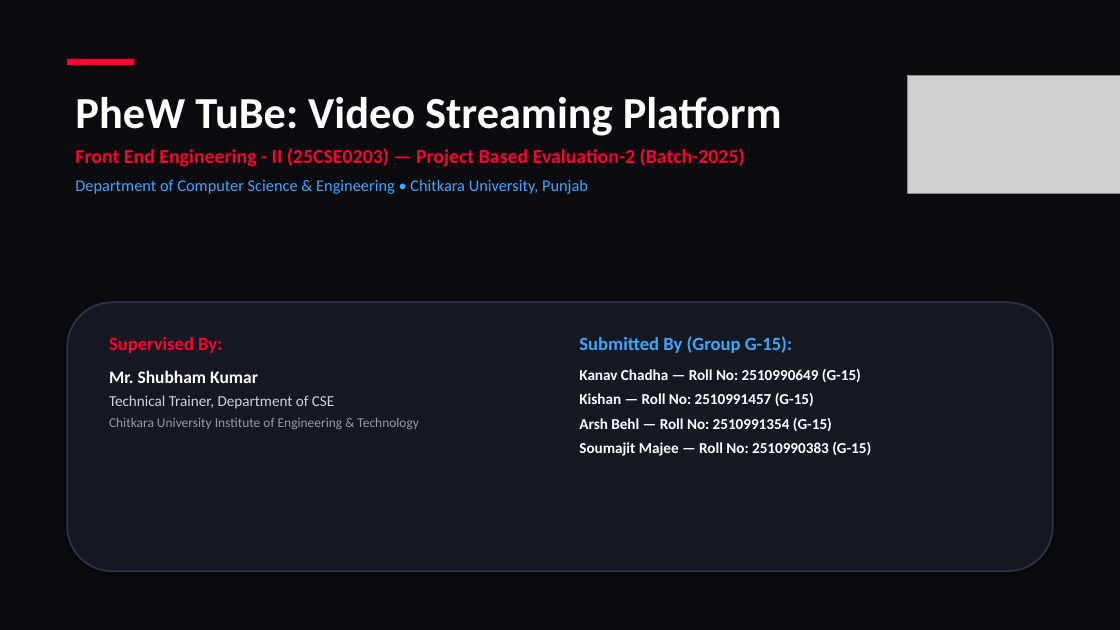
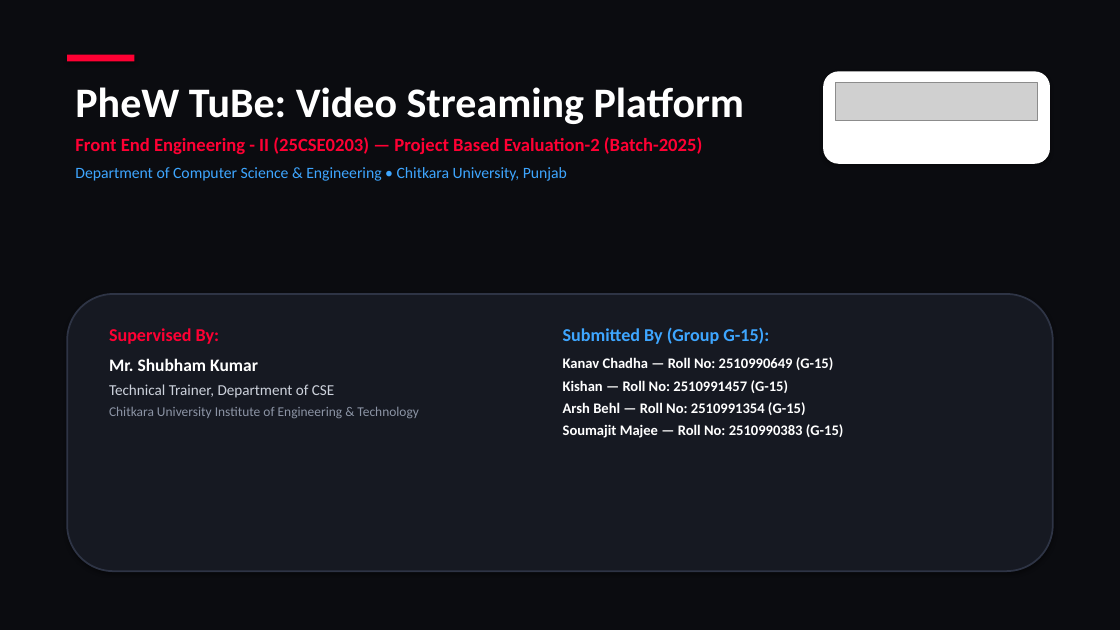
Before and after one commit to kishan-777/Front-End-Engineering_Evaluation-based-project, a slide deck: slide 1 of G15-PID-17.pptx. Drawn at 1120x630 pixels with LibreOffice and Linux fonts; fonts in the diff are those of the drawing; grey boxes stand for pictures. Boxes give left, top, right and bottom in pixels: in the first picture for what was removed or moved away, otherwise in the second. Text is boxed around its words. In the diff, an @@ line names an element or a change of style, - is before the commit and + after.

Commit message:
Fix all PPT distortions, image overlaps, Chitkara logo visibility, and add Phase 2 Protected Routing and Infinite Scroll slides

```diff
--- a/G15-PID-17.pptx
+++ b/G15-PID-17.pptx
@@ rectangle moved from (x1=67, y1=59, x2=134, y2=66) to (x1=67, y1=55, x2=134, y2=61) @@
@@ text "PheW TuBe: Video Streaming Platform" moved from (x1=75, y1=97, x2=782, y2=194) to (x1=75, y1=87, x2=745, y2=181) @@
@@ text "PheW TuBe: Video Streaming Platform" at (x1=75, y1=87, x2=745, y2=181): size 38 to 36 pt in "PheW TuBe: Video Streaming Platform"; size 17 to 16 pt in "Front End Engineering - II (25CSE0203) — ..."; size 14 to 13.5 pt in "Department of Computer Science & Engineering • ..." @@
@@ rounded rectangle added at (x1=823, y1=71, x2=1050, y2=164), fill #FFFFFF @@
@@ picture resized from (x1=907, y1=76, x2=1120, y2=193) to (x1=836, y1=82, x2=1038, y2=120) @@
@@ rounded rectangle resized from (x1=67, y1=302, x2=1053, y2=571) to (x1=67, y1=294, x2=1053, y2=571) @@
@@ text "Supervised By:" moved from (x1=109, y1=337, x2=418, y2=429) to (x1=109, y1=328, x2=418, y2=418) @@
@@ text at (x1=109, y1=328, x2=418, y2=418): size 16 to 15.5 pt in "Supervised By:"; text colour #969BA8 to #8C94A5 in "Chitkara University Institute of Engineering & Technology"; less space between paragraphs @@
@@ text "Submitted By (Group G-15):" moved from (x1=579, y1=336, x2=871, y2=456) to (x1=563, y1=327, x2=844, y2=438) @@
@@ text "Submitted By (Group G-15):" at (x1=563, y1=327, x2=844, y2=438): size 16 to 15.5 pt in "Submitted By (Group G-15):"; size 13 to 12.5 pt in "Kanav Chadha — Roll No: 2510990649 (G-15)", "Kishan — Roll No: 2510991457 (G-15)", "Arsh Behl — Roll No: 2510991354 (G-15)", "Soumajit Majee — Roll No: 2510990383 (G-15)"; less space between paragraphs @@
```
Also in this commit, not shown: 10 other slides changed, 3 slides added, 1 slide removed, 1 other file.
